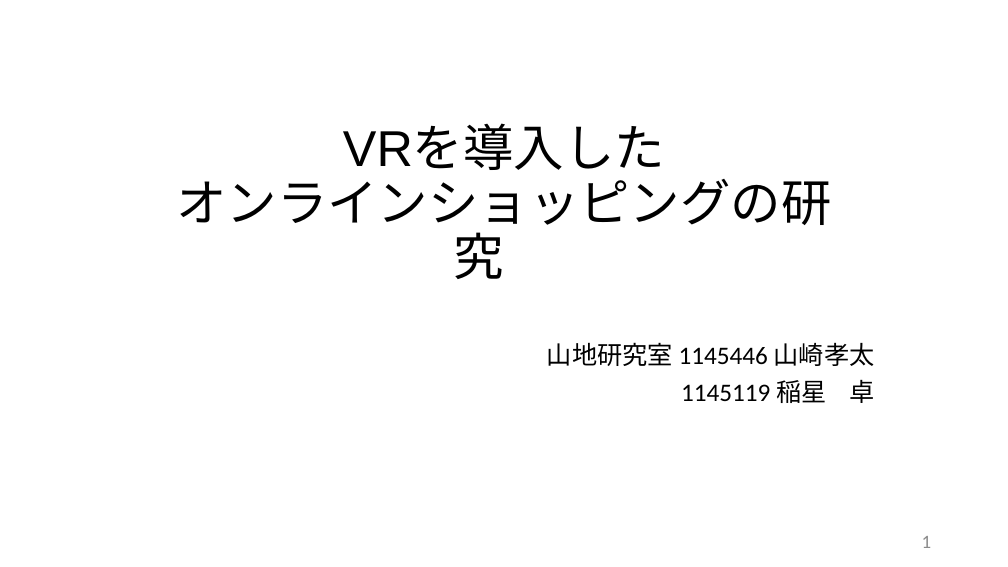
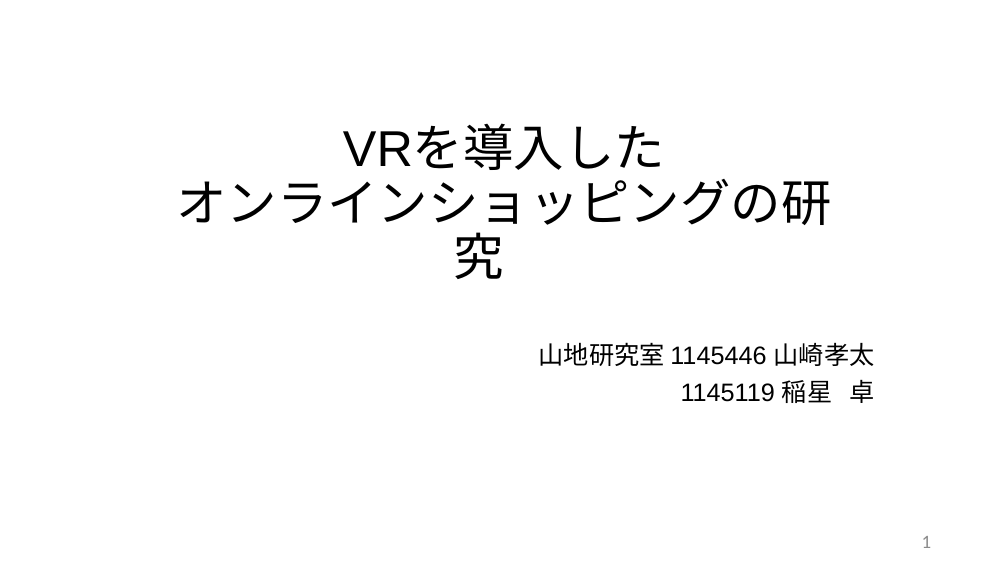
Before and after one commit to yamako0/dissertation, a slide deck: slide 1 of スライド/20170720_中間発表.pptx. Drawn at 1008x567 pixels with LibreOffice and Linux fonts; fonts in the diff are those of the drawing. Boxes give left, top, right and bottom in pixels: in the first picture for what was removed or moved away, otherwise in the second. Text is boxed around its words. In the diff, an @@ line names an element or a change of style, - is before the commit and + after.

```diff
--- a/スライド/20170720_中間発表.pptx
+++ b/スライド/20170720_中間発表.pptx
@@ subtitle "山地研究室 1145446 山崎孝太" at (x1=539, y1=342, x2=875, y2=403): font Calibri to Arial @@
```
